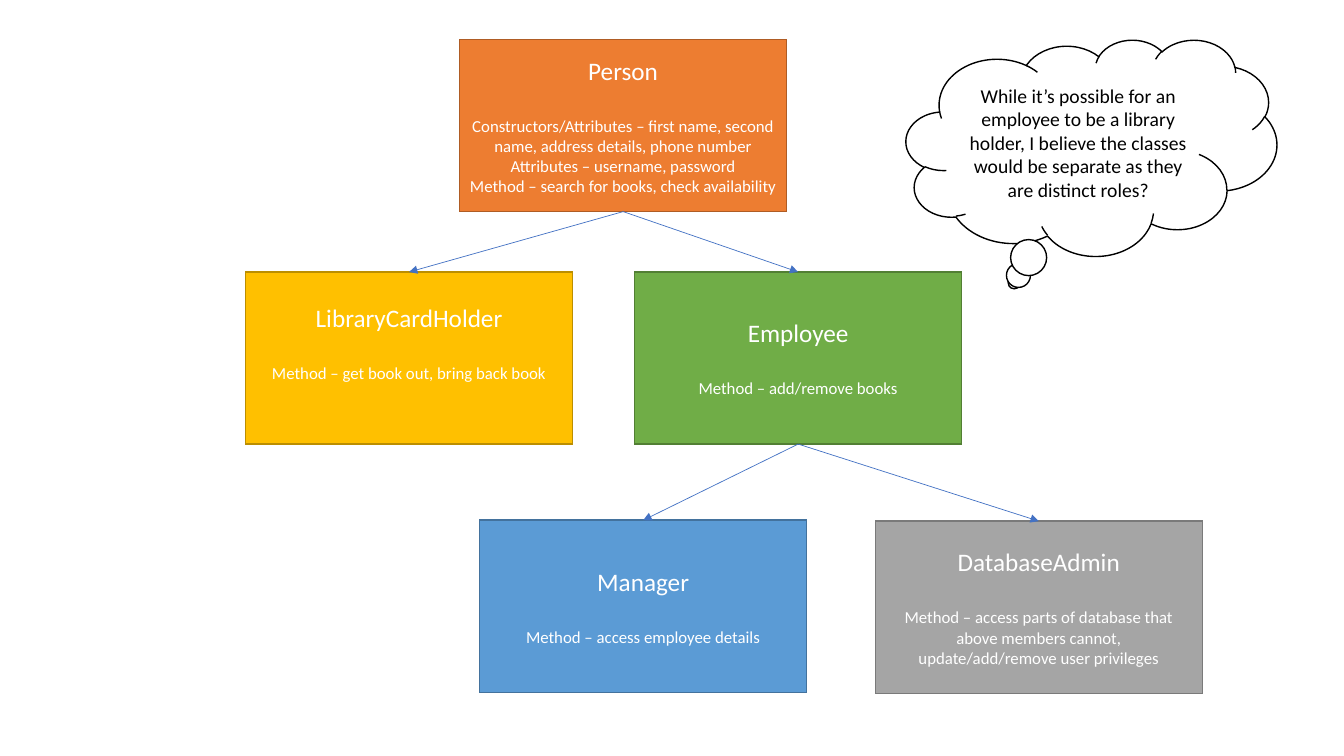
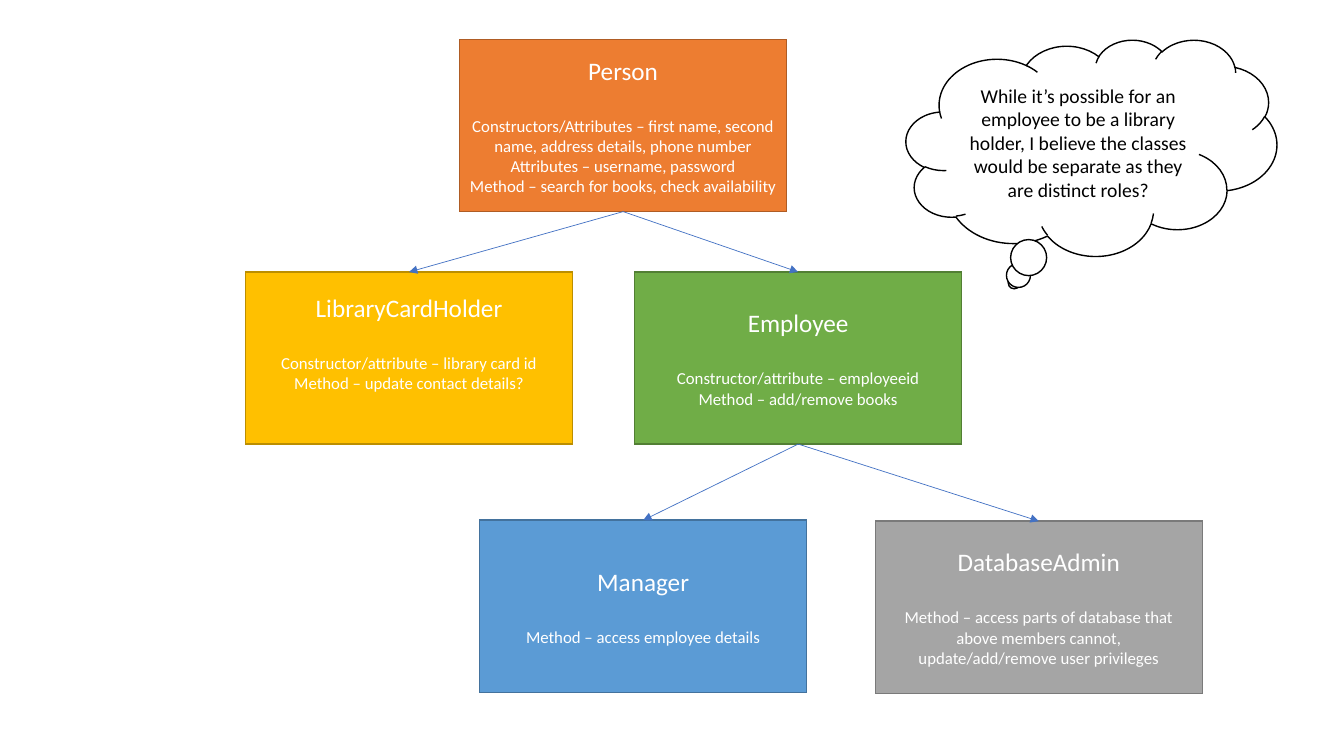
Before and after one commit to sarahrainbow/Bookworms, a slide deck: slide 1 of LibraryAppClasses-FE.pptx. Drawn at 1344x756 pixels with LibreOffice and Linux fonts; fonts in the diff are those of the drawing. Boxes give left, top, right and bottom in pixels: in the first picture for what was removed or moved away, otherwise in the second. Text is boxed around its words. In the diff, an @@ line names an element or a change of style, - is before the commit and + after.

```diff
--- a/LibraryAppClasses-FE.pptx
+++ b/LibraryAppClasses-FE.pptx
@@ text in rectangle at <box>281,357,537,392</box>: text changed @@
-Method – get book out, bring back book
+Constructor/attribute – library card id
+Method – update contact details?
@@ text in rectangle at <box>677,372,919,387</box>: paragraph added @@
+Constructor/attribute – employeeid
```
Also in this commit, not shown: 2 slides added, 1 slide removed.
